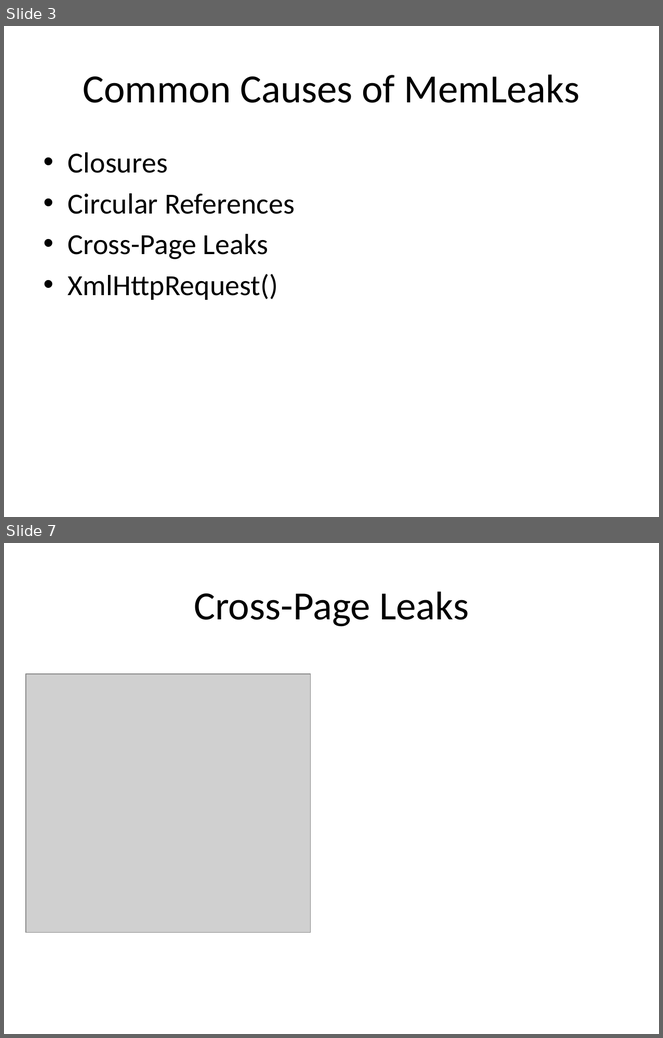
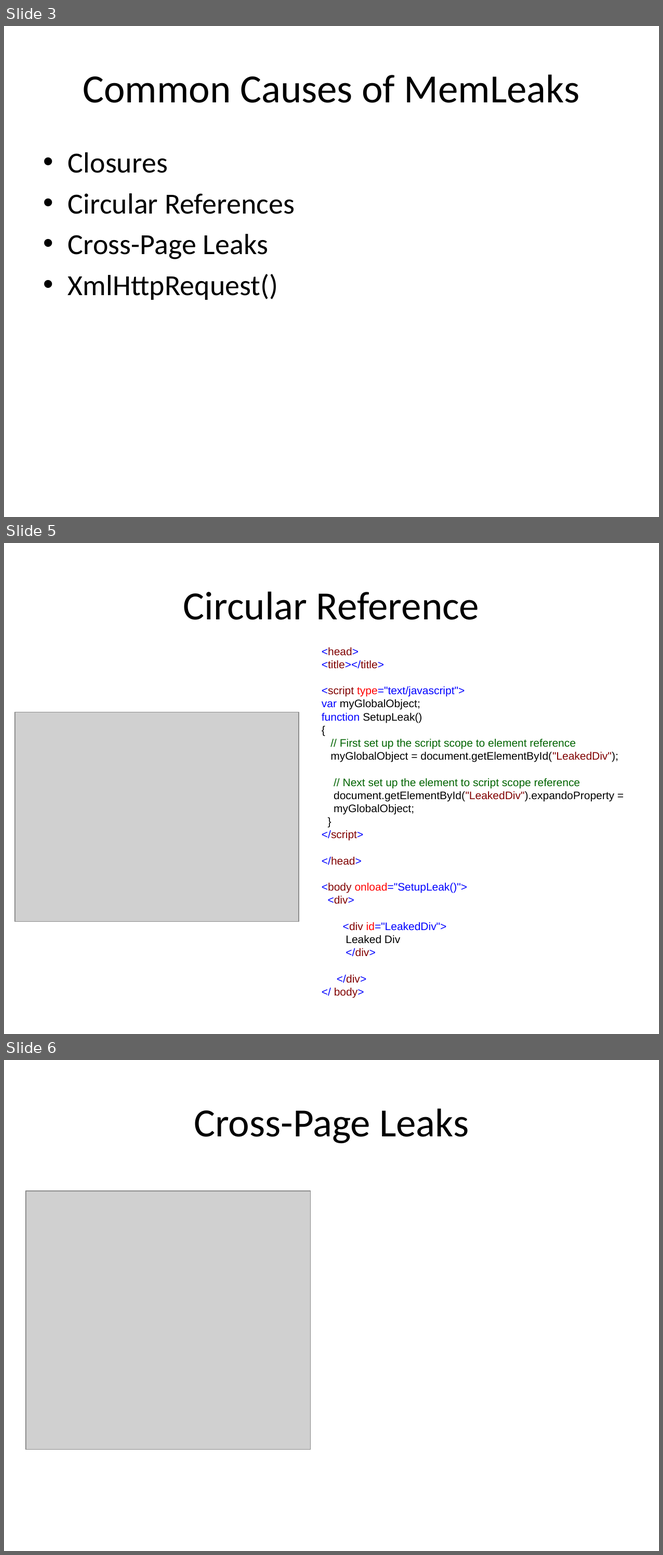
Before and after one commit to pbl2108/E6121_FinalProject, a slide deck: javascriptSlideshow.pptx. Shown one above the other, each under a label of ours: slides 3 and 7 before the commit, slides 3, 5 and 6 after it; the slides between them are not shown. The pictures are 663x1038 and 663x1555 pixels, drawn with LibreOffice and Linux fonts; fonts in the diff are those of the drawing; grey boxes stand for pictures. Boxes give left, top, right and bottom in pixels: in the first picture for what was removed or moved away, otherwise in the second. Text is boxed around its words. In the diff, an @@ line names an element or a change of style, - is before the commit and + after.

```diff
--- a/javascriptSlideshow.pptx
+++ b/javascriptSlideshow.pptx
@@ slide 5 added at (x1=4, y1=543, x2=659, y2=1034), background #FFFFFF @@
@@ title added at (x1=183, y1=591, x2=479, y2=620), 44 pt, text #000000 @@
+Circular Reference
@@ text added at (x1=322, y1=647, x2=619, y2=998), 12 pt, text #000000 @@
+<head>
+<title></title>
+<script type="text/javascript">
+var myGlobalObject;
+function SetupLeak()
+{
+// First set up the script scope to element reference
+myGlobalObject = document.getElementById("LeakedDiv");
+// Next set up the element to script scope reference
+document.getElementById("LeakedDiv").expandoProperty =
+myGlobalObject;
+}
+</script>
+</head>
+<body onload="SetupLeak()">
+<div>
+<div id="LeakedDiv">
+Leaked Div
+</div>
+</div>
+</ body>
@@ picture added at (x1=15, y1=712, x2=299, y2=922) @@
@@ what was slide 7 is now slide 6 @@
```
Also in this commit, not shown: 1 slide changed, 2 slides removed.
